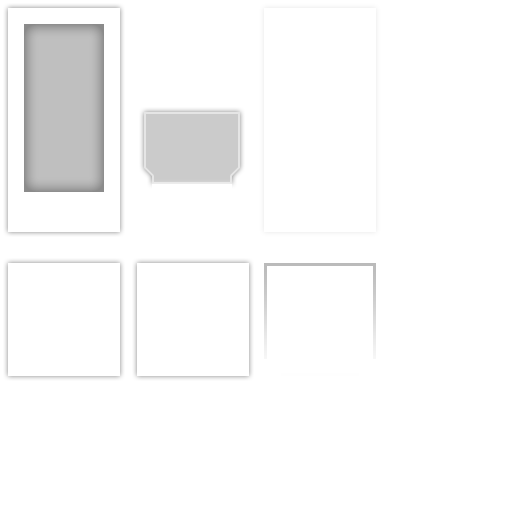
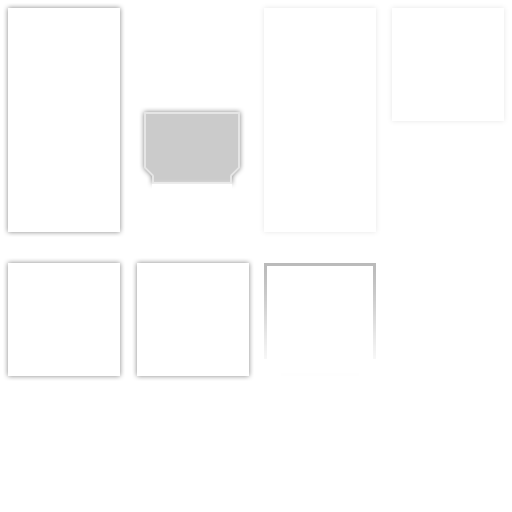
The second 512px x 512px image is a revision of the first. Changes to its layers:
painted on "Rectangle 1 copy 2", unmasked it over [24, 24, 104, 192]
unmasked "Rectangle 3 copy 3" over [24, 24, 104, 192]
unmasked "Rectangle 1" over [24, 24, 104, 192]
